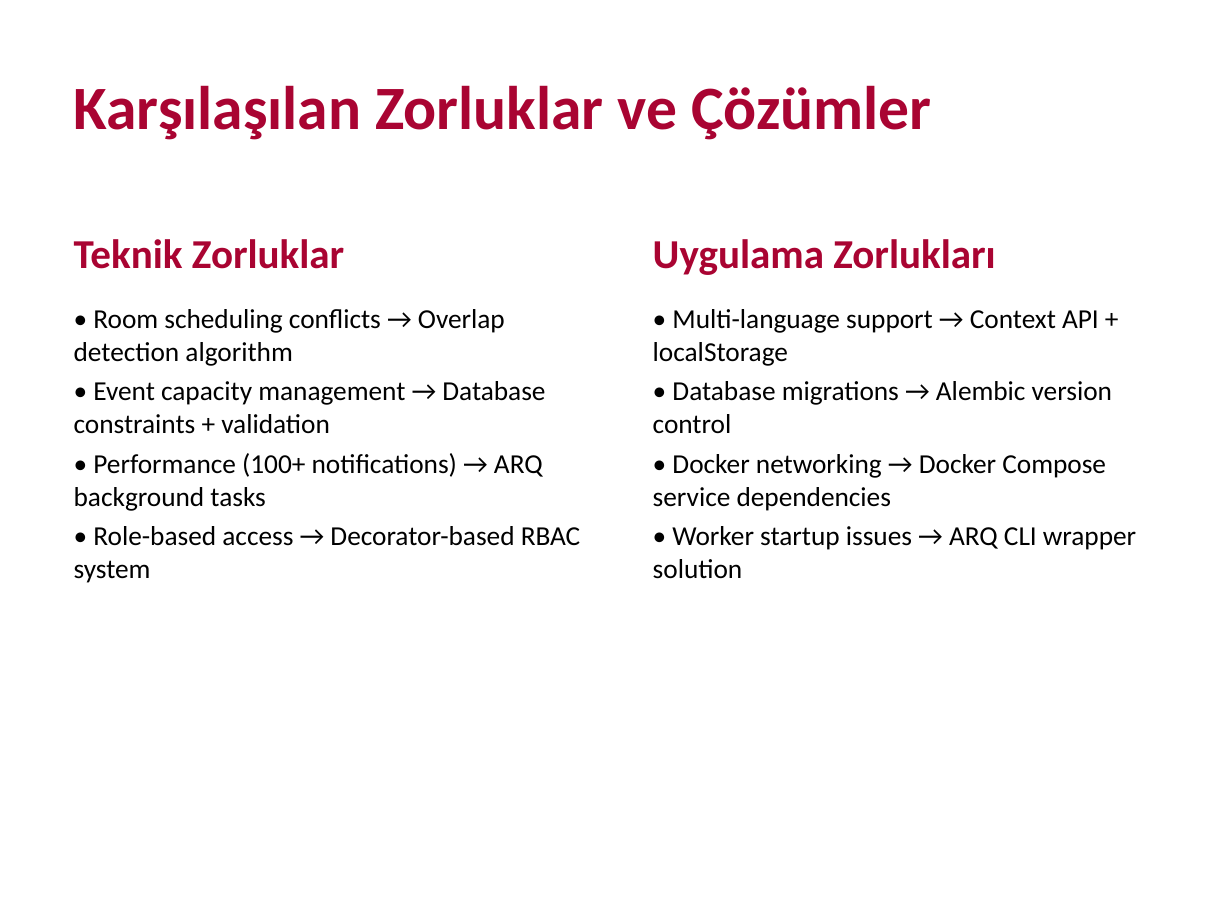
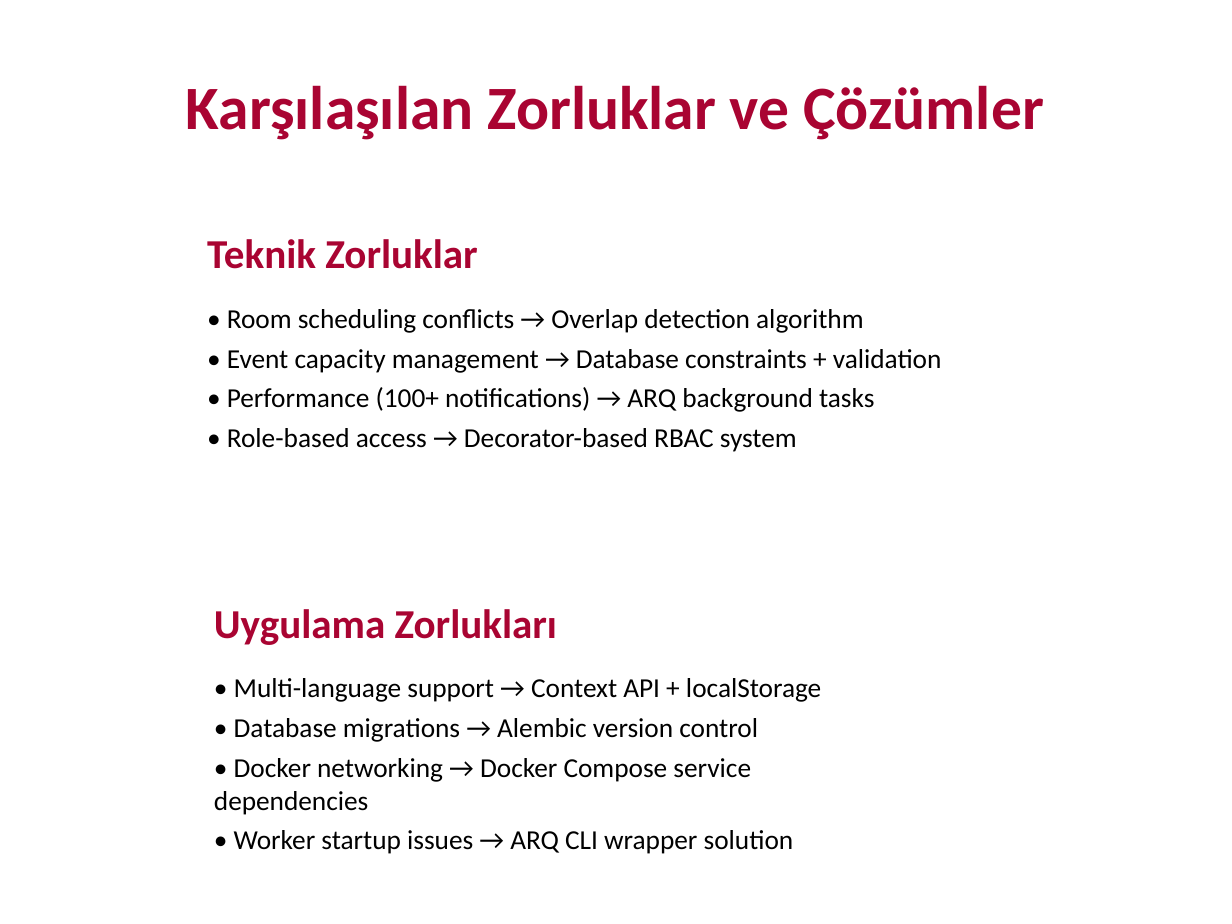
Before and after one commit to hamzayakar/GsuNET, a slide deck: slide 12 of yeni_sunum/GSUNET_Final_Presentation.pptx. Drawn at 1232x924 pixels with LibreOffice and Linux fonts; fonts in the diff are those of the drawing. Boxes give left, top, right and bottom in pixels: in the first picture for what was removed or moved away, otherwise in the second. Text is boxed around its words. In the diff, an @@ line names an element or a change of style, - is before the commit and + after.

```diff
--- a/yeni_sunum/GSUNET_Final_Presentation.pptx
+++ b/yeni_sunum/GSUNET_Final_Presentation.pptx
@@ text "Karşılaşılan Zorluklar ve Çözümler": place and size @@
-text "Karşılaşılan Zorluklar ve Çözümler" at <box>74,85,932,140</box>
+text "Karşılaşılan Zorluklar ve Çözümler" at <box>186,85,1044,140</box>
@@ text "Teknik Zorluklar" rewrapped from <box>74,239,581,583</box> to <box>207,239,942,452</box> @@
@@ text "Uygulama Zorlukları" rewrapped from <box>653,239,1136,579</box> to <box>214,609,821,854</box> @@
```
Also in this commit, not shown: 11 other slides changed.
